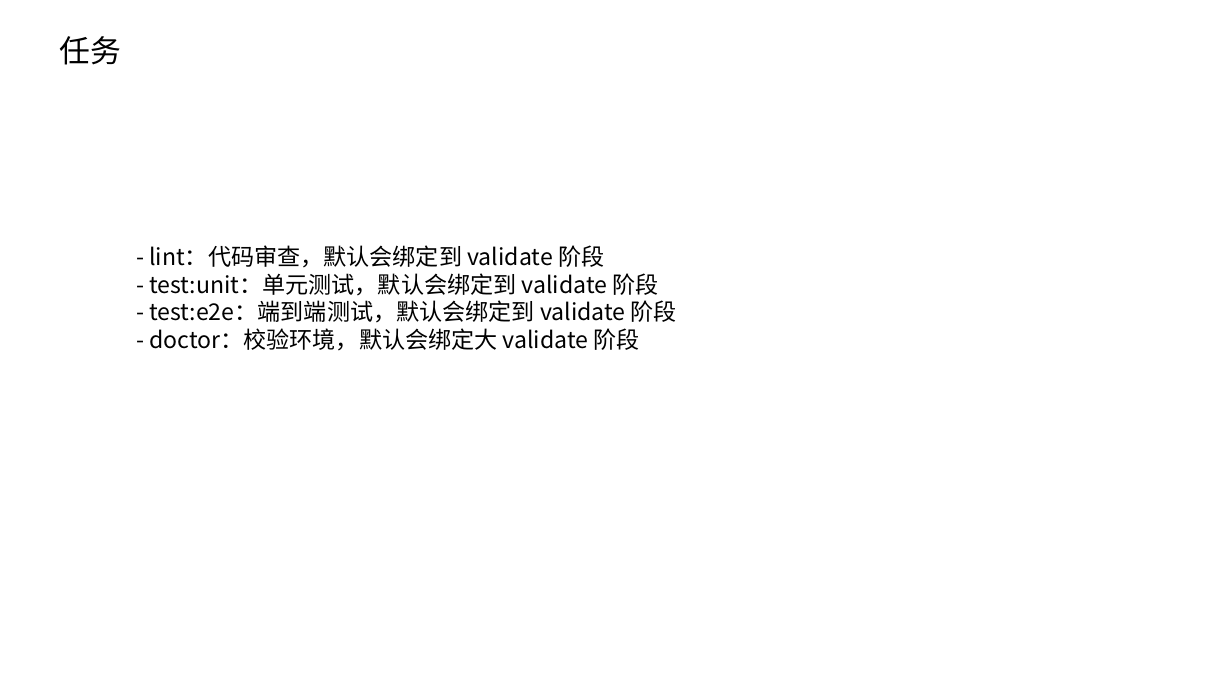
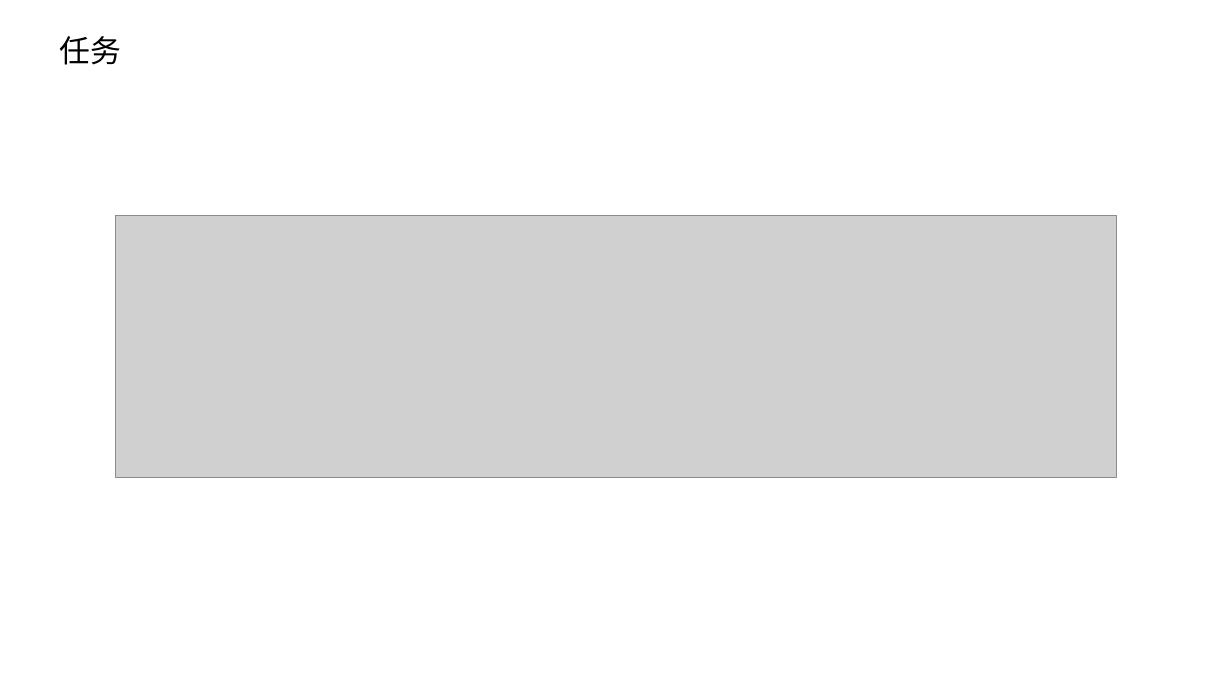
Before and after one commit to zhbhun/unitool, a slide deck: slide 28 of docs/origin/README.pptx. Drawn at 1232x693 pixels with LibreOffice and Linux fonts; fonts in the diff are those of the drawing; grey boxes stand for pictures. Boxes give left, top, right and bottom in pixels: in the first picture for what was removed or moved away, otherwise in the second. Text is boxed around its words. In the diff, an @@ line names an element or a change of style, - is before the commit and + after.

```diff
--- a/docs/origin/README.pptx
+++ b/docs/origin/README.pptx
@@ picture added at (116,215,1116,478) @@
@@ text removed at (149,245,677,351) @@
-- lint：代码审查，默认会绑定到 validate 阶段
-- test:unit：单元测试，默认会绑定到 validate 阶段
-- test:e2e：端到端测试，默认会绑定到 validate 阶段
-- doctor：校验环境，默认会绑定大 validate 阶段
```
Also in this commit, not shown: 3 other slides changed, 4 other files.
